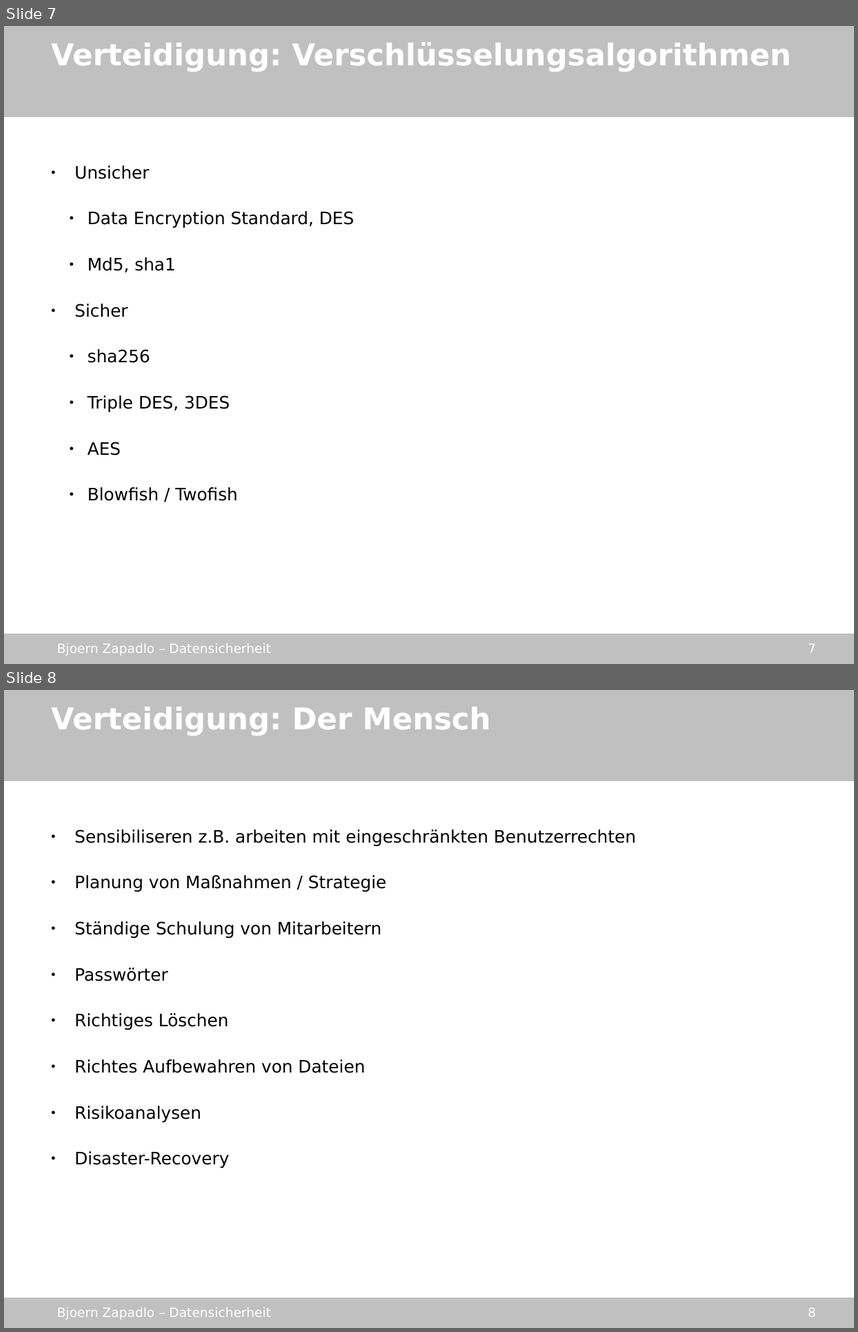
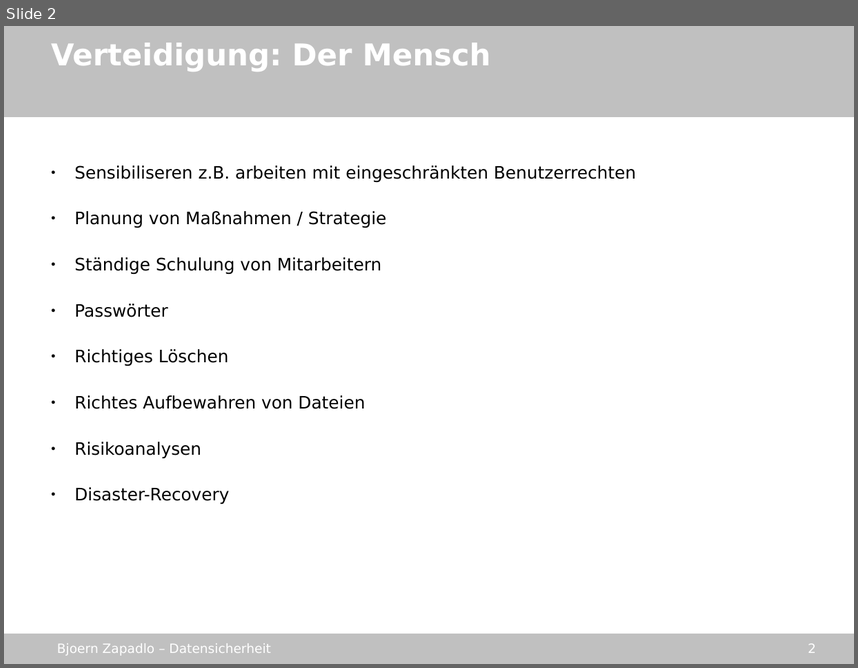
Before and after one commit to gmb2012/sae-datasecurity, a slide deck: stuff/datensicherheit_sae.odp. Shown one above the other, each under a label of ours: slides 7 and 8 before the commit, slide 2 after it. The pictures are 858x1332 and 858x668 pixels, drawn with LibreOffice and Linux fonts; fonts in the diff are those of the drawing; background and template pictures are left out. Boxes give left, top, right and bottom in pixels: in the first picture for what was removed or moved away, otherwise in the second. Text is boxed around its words. In the diff, an @@ line names an element or a change of style, - is before the commit and + after.

```diff
--- a/stuff/datensicherheit_sae.odp
+++ b/stuff/datensicherheit_sae.odp
@@ slide 7 removed at (4, 26, 854, 664), background picture (left out); not listed: 4 template elements that a slide beside it also shows @@
@@ text removed at (51, 43, 792, 72) @@
-Verteidigung: Verschlüsselungsalgorithmen
@@ text removed at (74, 165, 354, 501) @@
-● Unsicher
-  ● Data Encryption Standard, DES
-  ● Md5, sha1
-● Sicher
-  ● sha256
-  ● Triple DES, 3DES
-  ● AES
-  ● Blowfish / Twofish
@@ what was slide 8 is now slide 2 @@
@@ page number at (808, 643, 816, 653): text changed @@
-8
+2
```
Also in this commit, not shown: 5 other slides removed, 1 other file.
